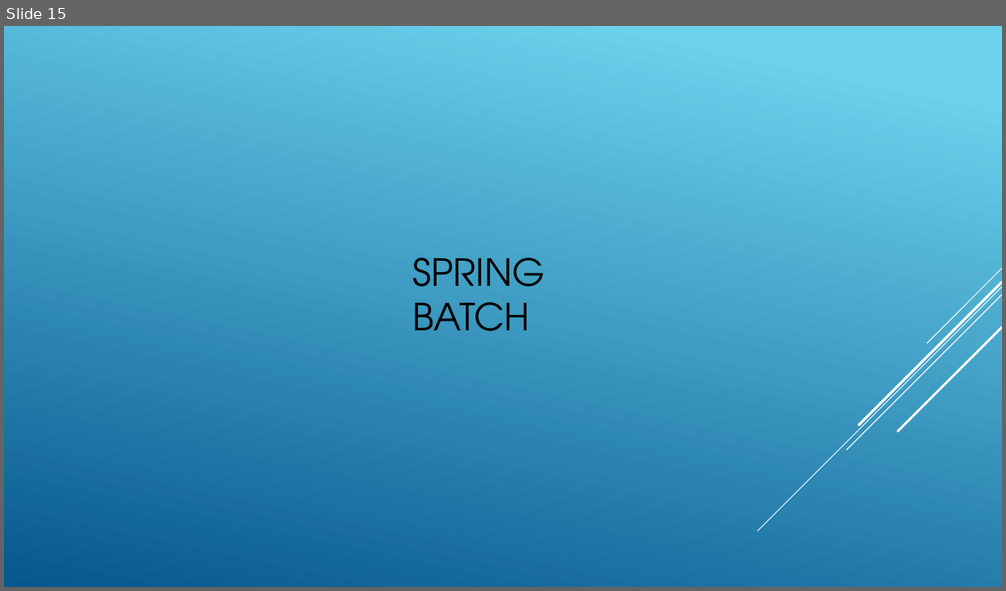
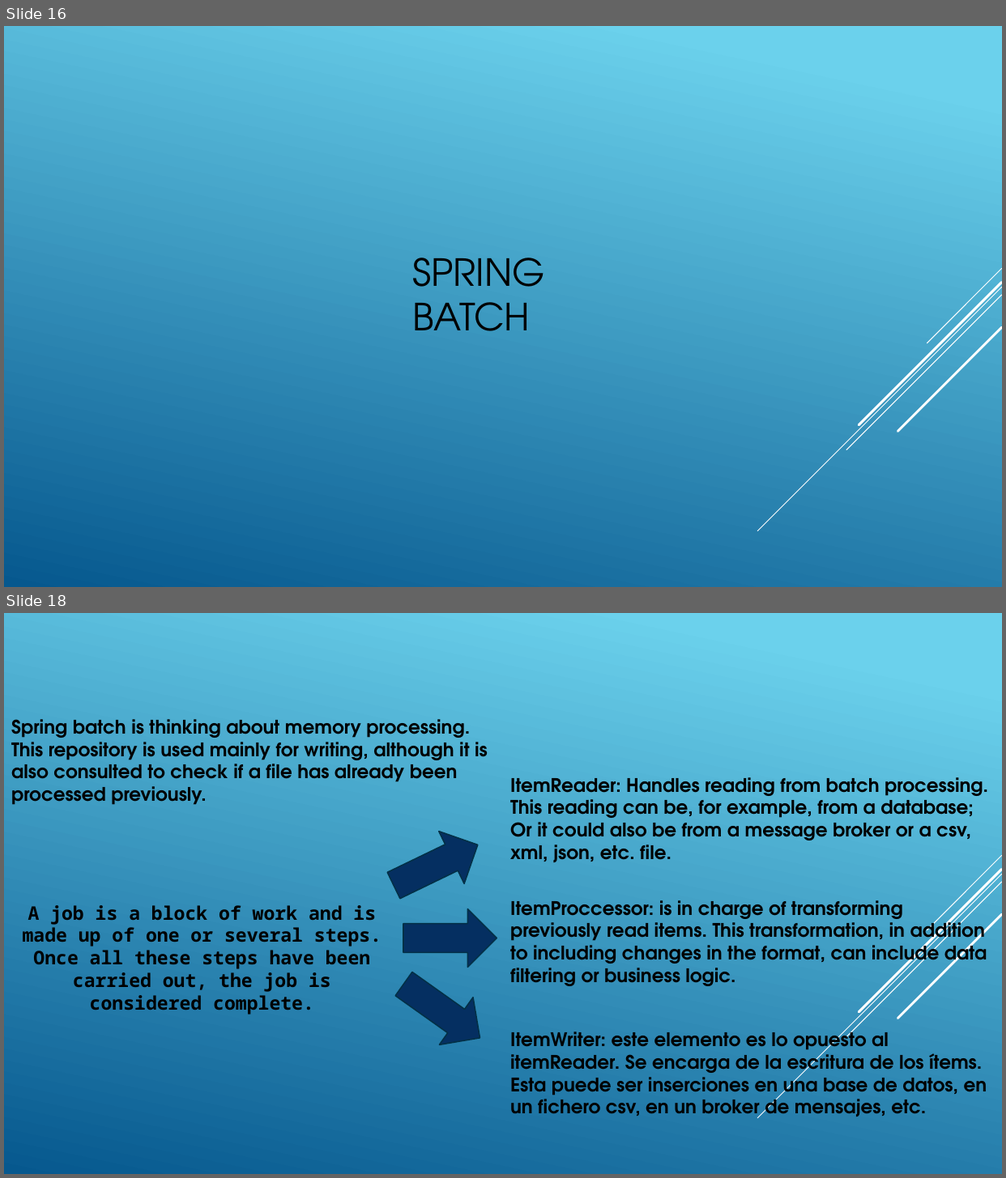
Before and after one commit to mota1299/XideralAcademiaJava, a slide deck: Exámenes/Semana03/Examen Semana03.pptx. Shown one above the other, each under a label of ours: slide 15 before the commit, slides 16 and 18 after it; the slides between them are not shown. The pictures are 1006x591 and 1006x1178 pixels, drawn with LibreOffice and Linux fonts; fonts in the diff are those of the drawing; background and template pictures are left out. Boxes give left, top, right and bottom in pixels: in the first picture for what was removed or moved away, otherwise in the second. Text is boxed around its words. In the diff, an @@ line names an element or a change of style, - is before the commit and + after.

```diff
--- a/Exámenes/Semana03/Examen Semana03.pptx
+++ b/Exámenes/Semana03/Examen Semana03.pptx
@@ slide 18 added at (4, 613, 1002, 1174), background picture (left out); not listed: 5 template elements that a slide beside it also shows @@
@@ text added at (11, 719, 488, 805), 18 pt, text #000000, bold @@
+Spring batch is thinking about memory processing. This repository is used mainly for writing, although it is also consulted to check if a file has already been processed previously.
@@ text added at (510, 777, 988, 862), 18 pt, text #000000, bold @@
+ItemReader: Handles reading from batch processing. This reading can be, for example, from a database; Or it could also be from a message broker or a csv, xml, json, etc. file.
@@ right arrow added at (381, 819, 491, 912), fill #052F61, outline #043148 1.25 pt @@
@@ text added at (510, 901, 987, 986), 18 pt, text #000000, bold @@
+ItemProccessor: is in charge of transforming previously read items. This transformation, in addition to including changes in the format, can include data filtering or business logic.
@@ text added at (23, 905, 381, 1014), 18 pt, text #000000, bold @@
+A job is a block of work and is made up of one or several steps. Once all these steps have been carried out, the job is considered complete.
@@ right arrow added at (404, 909, 497, 968), fill #052F61, outline #043148 1.25 pt @@
@@ right arrow added at (387, 960, 497, 1063), fill #052F61, outline #043148 1.25 pt @@
@@ text added at (510, 1027, 987, 1118), 18 pt, text #000000, bold @@
+ItemWriter: este elemento es lo opuesto al itemReader. Se encarga de la escritura de los ítems. Esta puede ser inserciones en una base de datos, en un fichero csv, en un broker de mensajes, etc.
@@ what was slide 15 is now slide 16 @@
```
Also in this commit, not shown: 1 other slide added, 1 other file.
